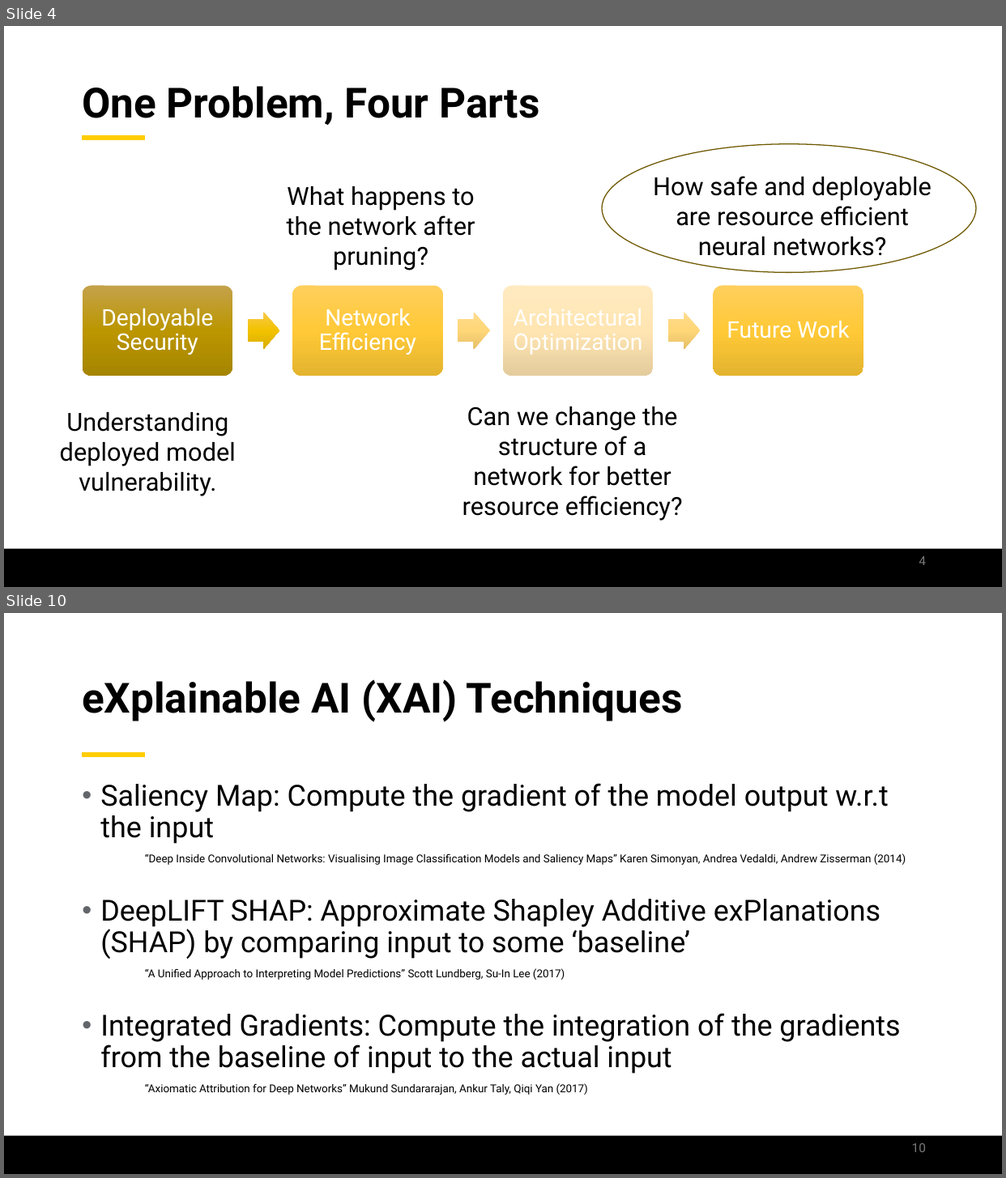
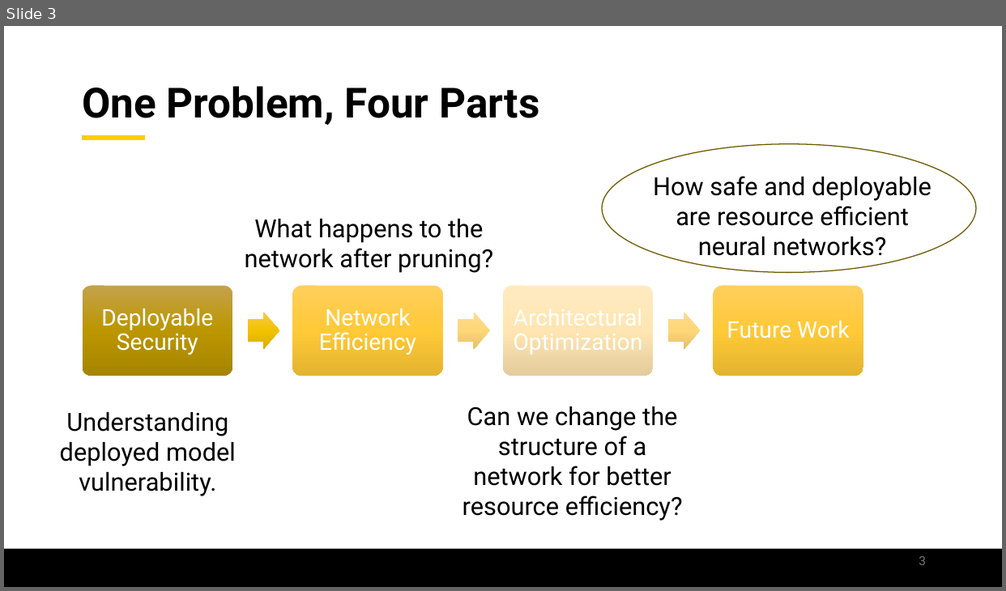
Before and after one commit to jamilgafur/Presentation, a slide deck: Presentation.pptx. Shown one above the other, each under a label of ours: slides 4 and 10 before the commit, slide 3 after it; the slides between them are not shown. The pictures are 1006x1178 and 1006x591 pixels, drawn with LibreOffice and Linux fonts; fonts in the diff are those of the drawing; background and template pictures are left out. Boxes give left, top, right and bottom in pixels: in the first picture for what was removed or moved away, otherwise in the second. Text is boxed around its words. In the diff, an @@ line names an element or a change of style, - is before the commit and + after.

```diff
--- a/Presentation.pptx
+++ b/Presentation.pptx
@@ slide 10 removed at (4, 613, 1002, 1174), background #FFFFFF; not listed: 1 template element that a slide beside it also shows @@
@@ title removed at (82, 679, 683, 722) @@
-eXplainable AI (XAI) Techniques
@@ line removed from (82, 756) to (145, 756) @@
@@ text removed at (100, 783, 900, 1074) @@
-• Saliency Map: Compute the gradient of the model output w.r.t the input
-• DeepLIFT SHAP: Approximate Shapley Additive exPlanations (SHAP) by comparing input to some ‘baseline’
-• Integrated Gradients: Compute the integration of the gradients from the baseline of input to the actual input
@@ text removed at (145, 854, 906, 865) @@
-“Deep Inside Convolutional Networks: Visualising Image Classification Models and Saliency Maps” Karen Simonyan, Andrea Vedaldi, Andrew Zisserman (2014)
@@ text removed at (145, 969, 565, 980) @@
-“A Unified Approach to Interpreting Model Predictions” Scott Lundberg, Su-In Lee (2017)
@@ text removed at (145, 1084, 588, 1095) @@
-“Axiomatic Attribution for Deep Networks” Mukund Sundararajan, Ankur Taly, Qiqi Yan (2017)
@@ page number removed at (912, 1144, 926, 1152) @@
-10
@@ what was slide 4 is now slide 3 @@
@@ slide 3 changed as well @@
@@ text "What happens to the network ..." rewrapped from (287, 186, 475, 271) to (245, 219, 493, 273) @@
@@ page number at (918, 557, 926, 565): text changed @@
-4
+3
```
Also in this commit, not shown: 23 other slides changed, 31 slides added, 20 other slides removed.
